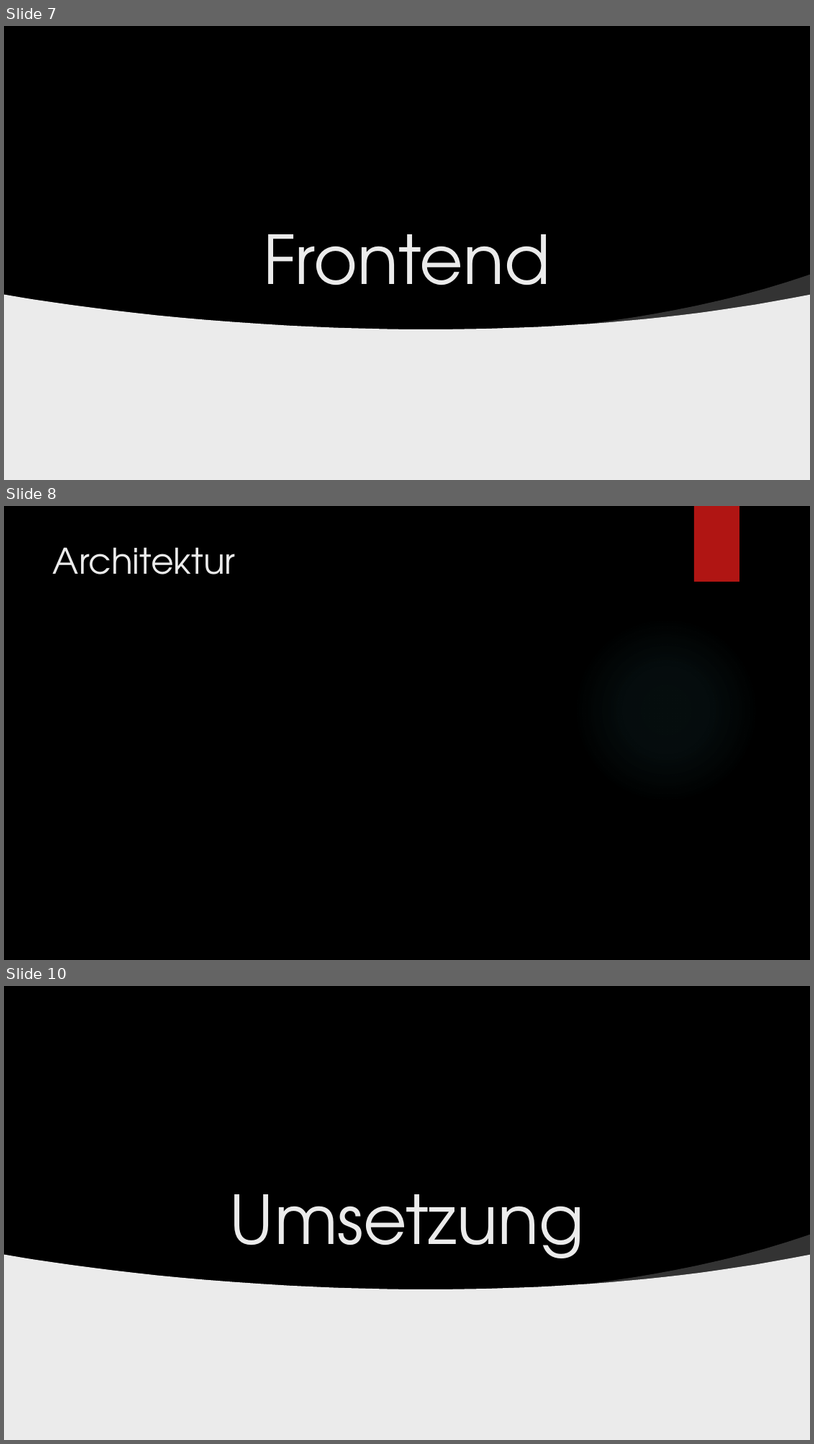
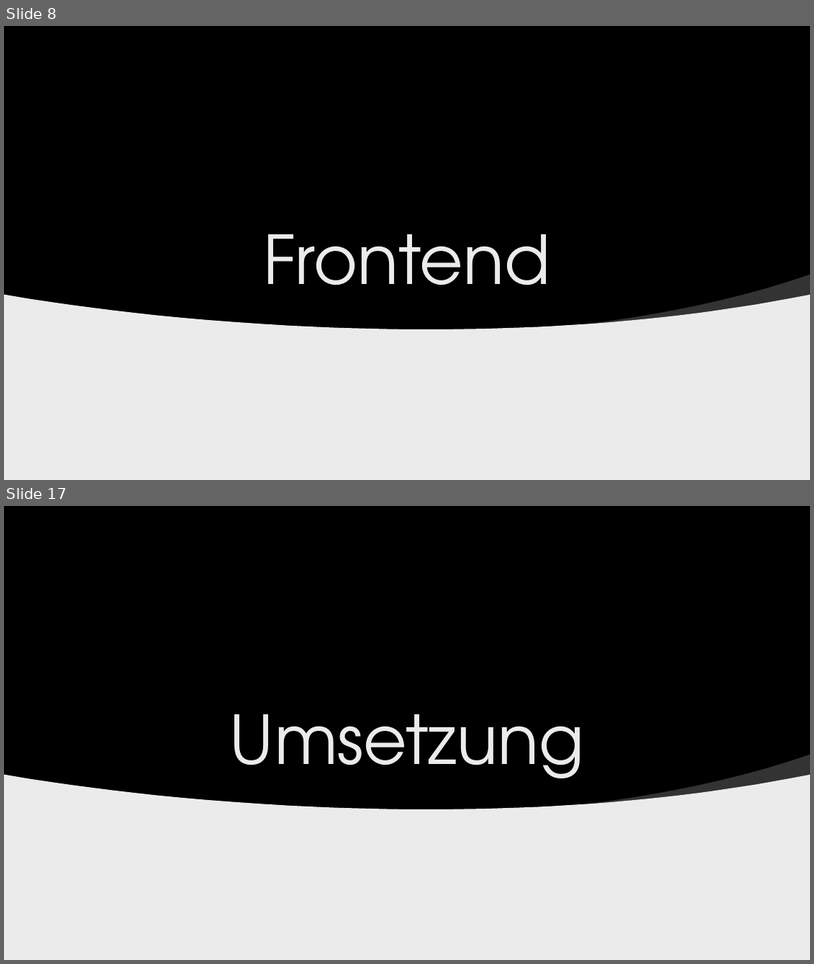
Before and after one commit to der10pm/gca, a slide deck: GCA_Abschlusspraesi_Szablewski_Linnenbaum.pptx. Shown one above the other, each under a label of ours: slides 7, 8 and 10 before the commit, slides 8 and 17 after it; the slides between them are not shown. The pictures are 814x1444 and 814x964 pixels, drawn with LibreOffice and Linux fonts; fonts in the diff are those of the drawing; grey boxes stand for pictures; background and template pictures are left out. Boxes give left, top, right and bottom in pixels: in the first picture for what was removed or moved away, otherwise in the second. Text is boxed around its words. In the diff, an @@ line names an element or a change of style, - is before the commit and + after.

```diff
--- a/GCA_Abschlusspraesi_Szablewski_Linnenbaum.pptx
+++ b/GCA_Abschlusspraesi_Szablewski_Linnenbaum.pptx
@@ slide 8 removed at (x1=4, y1=506, x2=810, y2=960), background picture (left out) @@
@@ rectangle removed at (x1=694, y1=506, x2=740, y2=582) @@
@@ title removed at (x1=53, y1=547, x2=236, y2=574) @@
-Architektur
@@ ellipse removed at (x1=574, y1=617, x2=759, y2=803) @@
@@ what was slide 7 is now slide 8 @@
@@ what was slide 10 is now slide 17 @@
```
Also in this commit, not shown: 6 slides changed, 16 slides added, 4 other slides removed.
